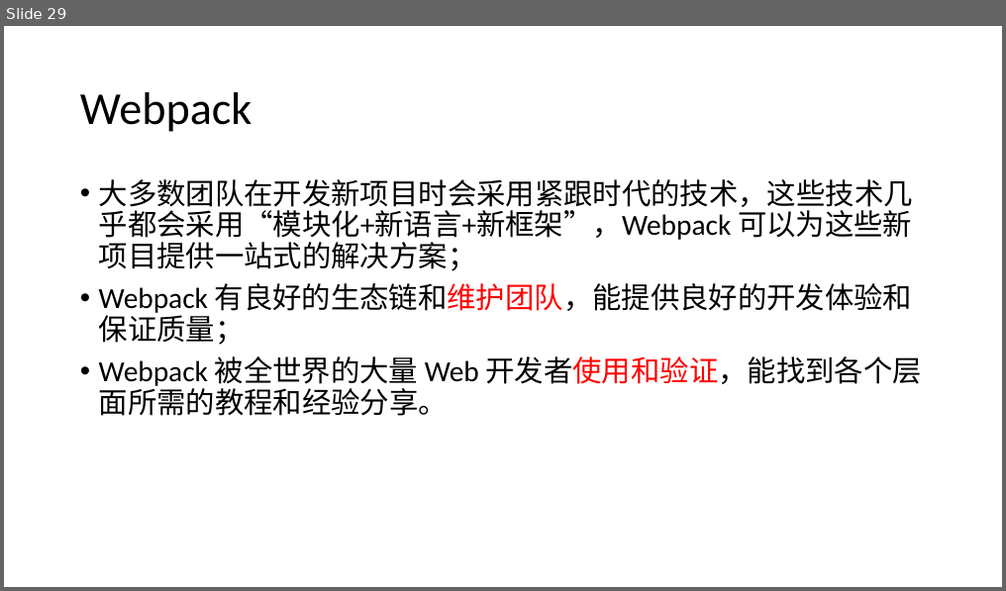
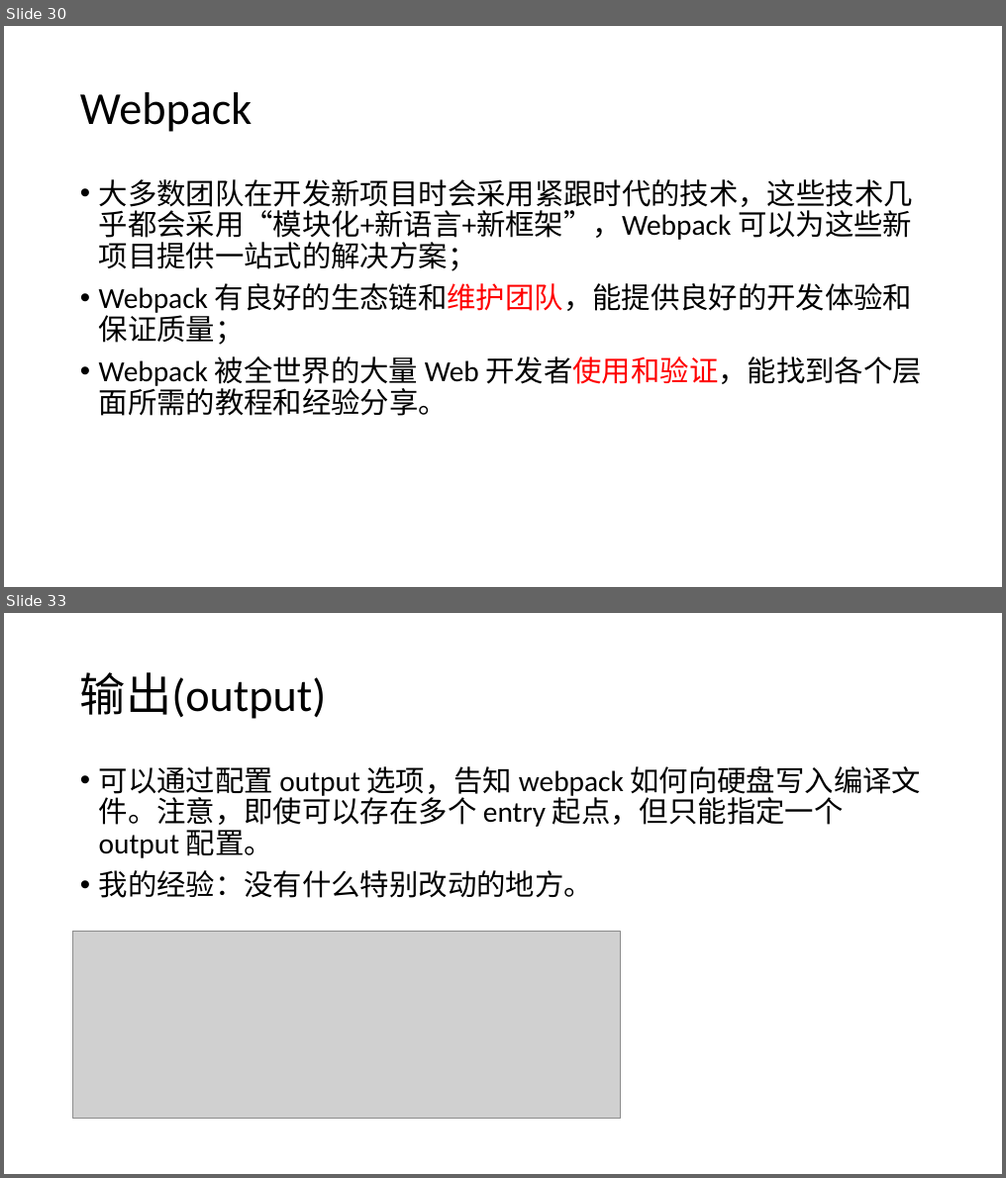
Before and after one commit to Cohen-Wang/workbench, a slide deck: cloud/培训 - webpack.pptx. Shown one above the other, each under a label of ours: slide 29 before the commit, slides 30 and 33 after it; the slides between them are not shown. The pictures are 1006x591 and 1006x1178 pixels, drawn with LibreOffice and Linux fonts; fonts in the diff are those of the drawing; grey boxes stand for pictures. Boxes give left, top, right and bottom in pixels: in the first picture for what was removed or moved away, otherwise in the second. Text is boxed around its words. In the diff, an @@ line names an element or a change of style, - is before the commit and + after.

Commit message:
webpack -ppt

```diff
--- a/cloud/培训 - webpack.pptx
+++ b/cloud/培训 - webpack.pptx
@@ slide 33 added at (x1=4, y1=613, x2=1002, y2=1174), background #FFFFFF @@
@@ title added at (x1=80, y1=672, x2=327, y2=719), 44 pt, text #000000 @@
+输出(output)
@@ text added at (x1=99, y1=766, x2=922, y2=898), 28 pt, text #000000 @@
+• 可以通过配置 output 选项，告知 webpack 如何向硬盘写入编译文件。注意，即使可以存在多个 entry 起点，但只能指定一个 output 配置。
+• 我的经验：没有什么特别改动的地方。
@@ picture added at (x1=73, y1=931, x2=620, y2=1119) @@
@@ what was slide 29 is now slide 30 @@
```
Also in this commit, not shown: 5 slides changed, 5 other slides added.
